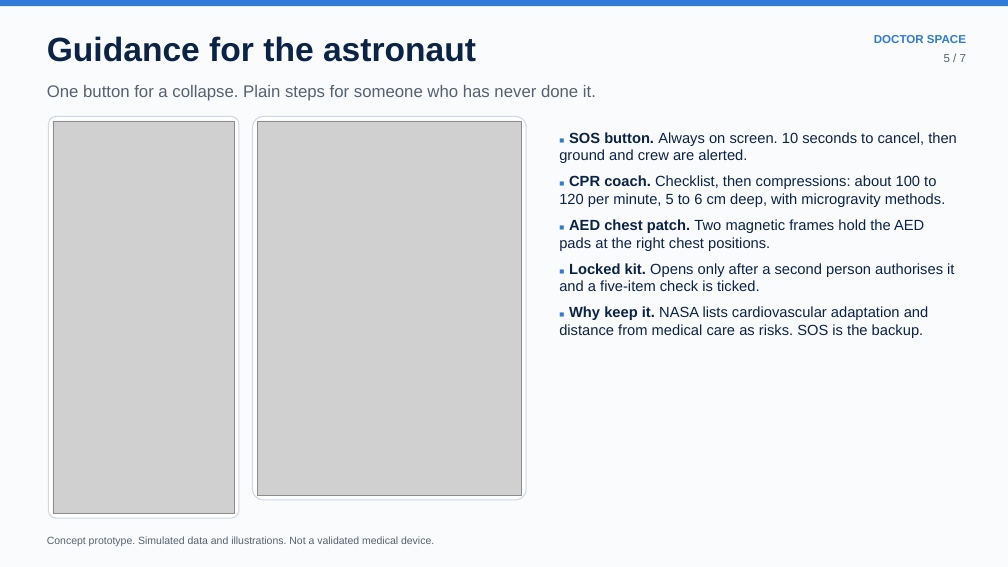
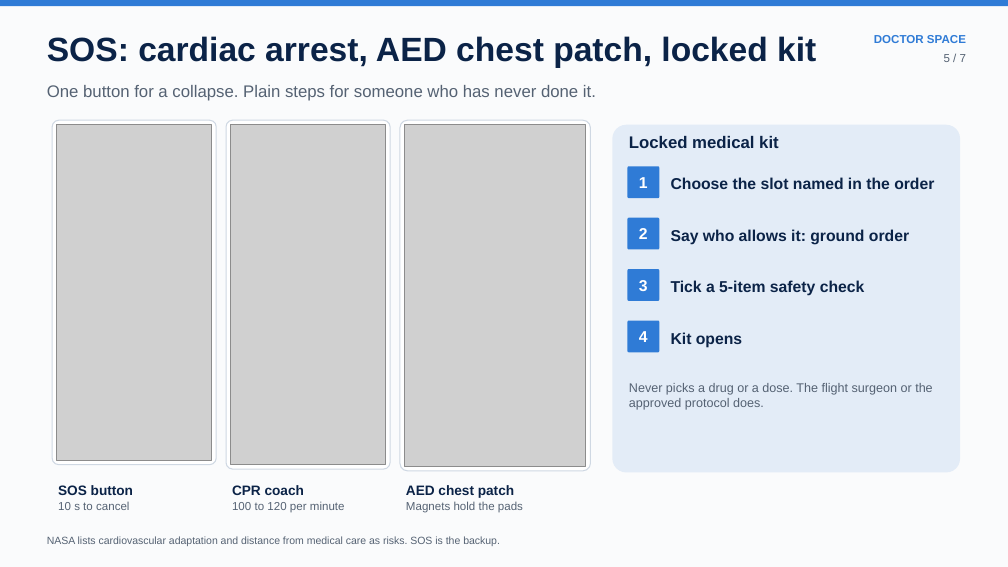
Before and after one commit to alfathitamara/Doctor-Space, a slide deck: slide 5 of deck/Doctor_Space_NASA_SpaceApps_2026.pptx. Drawn at 1008x567 pixels with LibreOffice and Linux fonts; fonts in the diff are those of the drawing; grey boxes stand for pictures. Boxes give left, top, right and bottom in pixels: in the first picture for what was removed or moved away, otherwise in the second. Text is boxed around its words. In the diff, an @@ line names an element or a change of style, - is before the commit and + after.

```diff
--- a/deck/Doctor_Space_NASA_SpaceApps_2026.pptx
+++ b/deck/Doctor_Space_NASA_SpaceApps_2026.pptx
@@ text at [47,36,816,68]: text changed @@
-Guidance for the astronaut
+SOS: cardiac arrest, AED chest patch, locked kit
@@ rounded rectangle: place and size @@
-rounded rectangle at [48,116,239,518]
+rounded rectangle at [52,120,216,465]
@@ picture: place and size @@
-picture at [53,121,234,513]
+picture at [57,125,212,461]
@@ rounded rectangle: place and size @@
-rounded rectangle at [253,116,526,500]
+rounded rectangle at [226,120,390,470]
@@ picture added at [231,125,386,465] @@
@@ picture removed at [257,121,522,495] @@
@@ rounded rectangle added at [400,120,591,471], fill #FFFFFF, outline #CFD8E3 1 pt @@
@@ picture added at [405,125,586,467] @@
@@ text removed at [559,132,957,338] @@
-■ SOS button. Always on screen. 10 seconds to cancel, then ground and crew are alerted.
-■ CPR coach. Checklist, then compressions: about 100 to 120 per minute, 5 to 6 cm deep, with microgravity methods.
-■ AED chest patch. Two magnetic frames hold the AED pads at the right chest positions.
-■ Locked kit. Opens only after a second person authorises it and a five-item check is ticked.
-■ Why keep it. NASA lists cardiovascular adaptation and distance from medical care as risks. SOS is the backup.
@@ rounded rectangle added at [613,125,960,473], fill #E3ECF7 @@
@@ text added at [629,136,779,148], 16 pt, text #0B2347, bold @@
+Locked medical kit
@@ rounded rectangle added at [628,166,659,198], fill #2F7BD6, 15 pt, text #FFFFFF, bold @@
+1
@@ text added at [671,177,934,189], 15 pt, text #0B2347, bold @@
+Choose the slot named in the order
@@ rounded rectangle added at [628,218,659,250], fill #2F7BD6, 15 pt, text #FFFFFF, bold @@
+2
@@ text added at [671,229,909,245], 15 pt, text #0B2347, bold @@
+Say who allows it: ground order
@@ rounded rectangle added at [628,269,659,301], fill #2F7BD6, 15 pt, text #FFFFFF, bold @@
+3
@@ text added at [671,280,865,296], 15 pt, text #0B2347, bold @@
+Tick a 5-item safety check
@@ rounded rectangle added at [628,321,659,352], fill #2F7BD6, 15 pt, text #FFFFFF, bold @@
+4
@@ text added at [671,332,742,348], 15 pt, text #0B2347, bold @@
+Kit opens
@@ text added at [629,383,932,410], 12 pt, text #556273 @@
+Never picks a drug or a dose. The flight surgeon or the approved protocol does.
@@ text added at [58,485,133,510], 11 pt, text #556273 @@
+SOS button
+10 s to cancel
@@ text added at [232,485,345,512], 11 pt, text #556273 @@
+CPR coach
+100 to 120 per minute
@@ text added at [406,485,523,513], 11 pt, text #556273 @@
+AED chest patch
+Magnets hold the pads
@@ text at [47,536,500,546]: text changed @@
-Concept prototype. Simulated data and illustrations. Not a validated medical device.
+NASA lists cardiovascular adaptation and distance from medical care as risks. SOS is the backup.
```
Also in this commit, not shown: 6 other slides changed, 1 other file.
